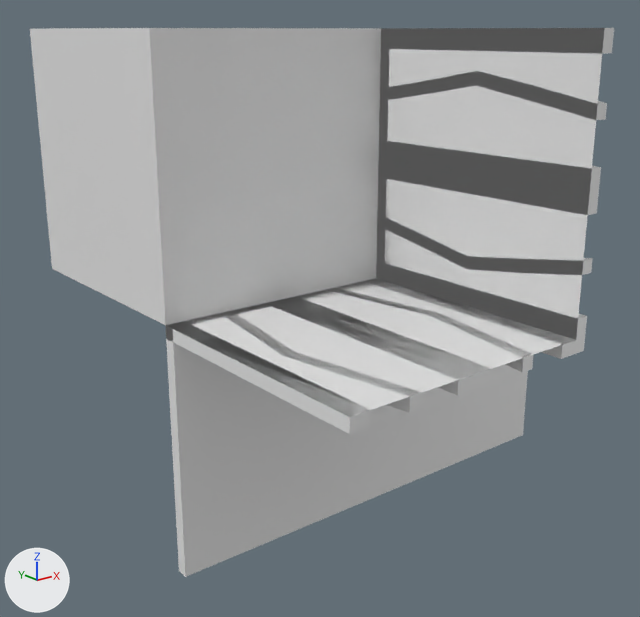
What one commit did to the OBJ model Data/bmc/tiles/t_079.obj.
Before and after are seen from a camera (50 mm lens) standing at (-1.216, -1.332, 0.496) and looking at (-0.104, 0.059, -0.061). The lights are fixed; the arrows at lower left show +X, +Y and +Z. Where no turn or scale is listed for an object, it has been applied to the vertices.

The scene before the commit, as lines of its bpy script (objects in view):
```python
me_t_079 = bpy.data.meshes.new('t_079')
me_t_079.from_pydata(...)  # 150 vertices, 290 faces; spans x -0.5..0.5, y -0.5..0.5, z -0.5..0.5
ob_t_079 = bpy.data.objects.new('t_079', me_t_079)
ob_t_079.location = (0.0, 0.0, 0.0)
```
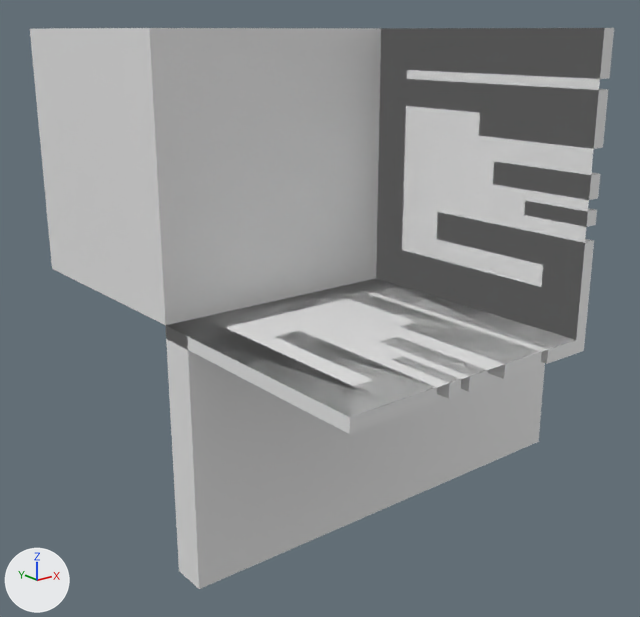
Where the change shows, as pixel boxes (x1, y1, x2, y2) in the pictures (640 x 617 px; the box of a moved part takes in the faces that stretch with it):
't_079', reshaped
    before: (30, 28, 614, 577)
    after: (30, 28, 614, 589)
part 1 of me_t_079, added
    after: (493, 162, 600, 200)
part 2 of me_t_079, added
    after: (524, 201, 597, 227)
part 3 of me_t_079, added
    after: (395, 357, 461, 399)
part 4 of me_t_079, added
    after: (380, 337, 487, 392)
part 5 of me_t_079, rebuilt (11% narrower, 42% taller)
    before: (380, 71, 607, 120)
    after: (405, 79, 608, 149)
part 6 of me_t_079, rebuilt (7% narrower)
    before: (326, 289, 533, 373)
    after: (350, 294, 542, 379)
part 7 of me_t_079, deleted
    before: (378, 140, 601, 215)
part 8 of me_t_079, deleted
    before: (267, 296, 492, 396)
part 9 of me_t_079, moved or reshaped
    before: (165, 28, 614, 577)
    after: (166, 28, 614, 589)

The change, as a list of edits to the scene's bpy script:
```text
Change me_t_079:
    used by ob_t_079; location = (0.0, 0.0, 0.0)
    remove me_t_079.from_pydata(...)  # 150 vertices, 290 faces; spans x -0.5..0.5, y -0.5..0.5, z -0.5..0.5
    add me_t_079.from_pydata(...)  # 130 vertices, 236 faces; spans x -0.5..0.5, y -0.5..0.5, z -0.5..0.5
    me_t_079 part 1: a new loose piece, a box spanning x 0.0..0.025, y -0.5..-0.3, z 0.237..0.277
    me_t_079 part 2: a new loose piece, a box spanning x 0.0..0.025, y -0.5..-0.374, z 0.193..0.218
    me_t_079 part 3: a new loose piece, a box spanning x -0.307..-0.282, y -0.5..-0.374, z -0.025..0.0
    me_t_079 part 4: a new loose piece, a box spanning x -0.263..-0.223, y -0.5..-0.3, z -0.025..0.0
    me_t_079 part 5: the loose piece of 20 vertices spanning x 0.0..0.025, y -0.5..0.0, z 0.363..0.429 is rebuilt with 14 vertices and now spans x 0.0..0.025, y -0.5..-0.071, z 0.318..0.408
    me_t_079 part 6: the loose piece of 20 vertices spanning x -0.138..-0.071, y -0.5..0.0, z -0.025..0.0 is rebuilt with 14 vertices and now spans x -0.182..-0.092, y -0.5..-0.071, z -0.025..0.0
    me_t_079 part 7: the loose piece of 12 vertices spanning x 0.0..0.025, y -0.5..0.0, z 0.213..0.288 is deleted
    me_t_079 part 8: the loose piece of 12 vertices spanning x -0.287..-0.213, y -0.5..0.0, z -0.025..0.0 is deleted
    me_t_079 part 9
    64 vertices are removed from x -0.5..0.5, y -0.5..0.0, z -0.5..0.5
    144 faces are deleted
    24 vertices are added at x -0.425..0.025, y -0.5..0.0, z -0.025..0.425
    8 new vertices lie (0.0, -0.075, 0.0) away from vertices in x -0.5..0.5, y 0.0, z -0.5..0.5
    8 new vertices lie (0.025, 0.0, 0.0) away from vertices in x 0.0, y -0.5..0.0, z 0.075..0.167
    8 new vertices lie (0.0, 0.0, 0.025) away from vertices in x -0.425..-0.075, y -0.5..0.0, z -0.025
    114 new faces join them
```
